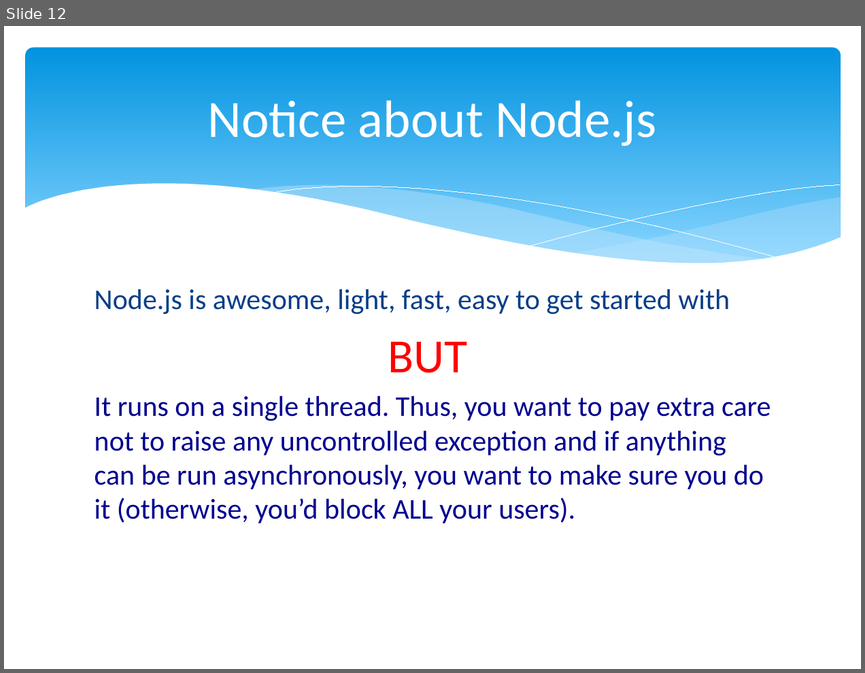
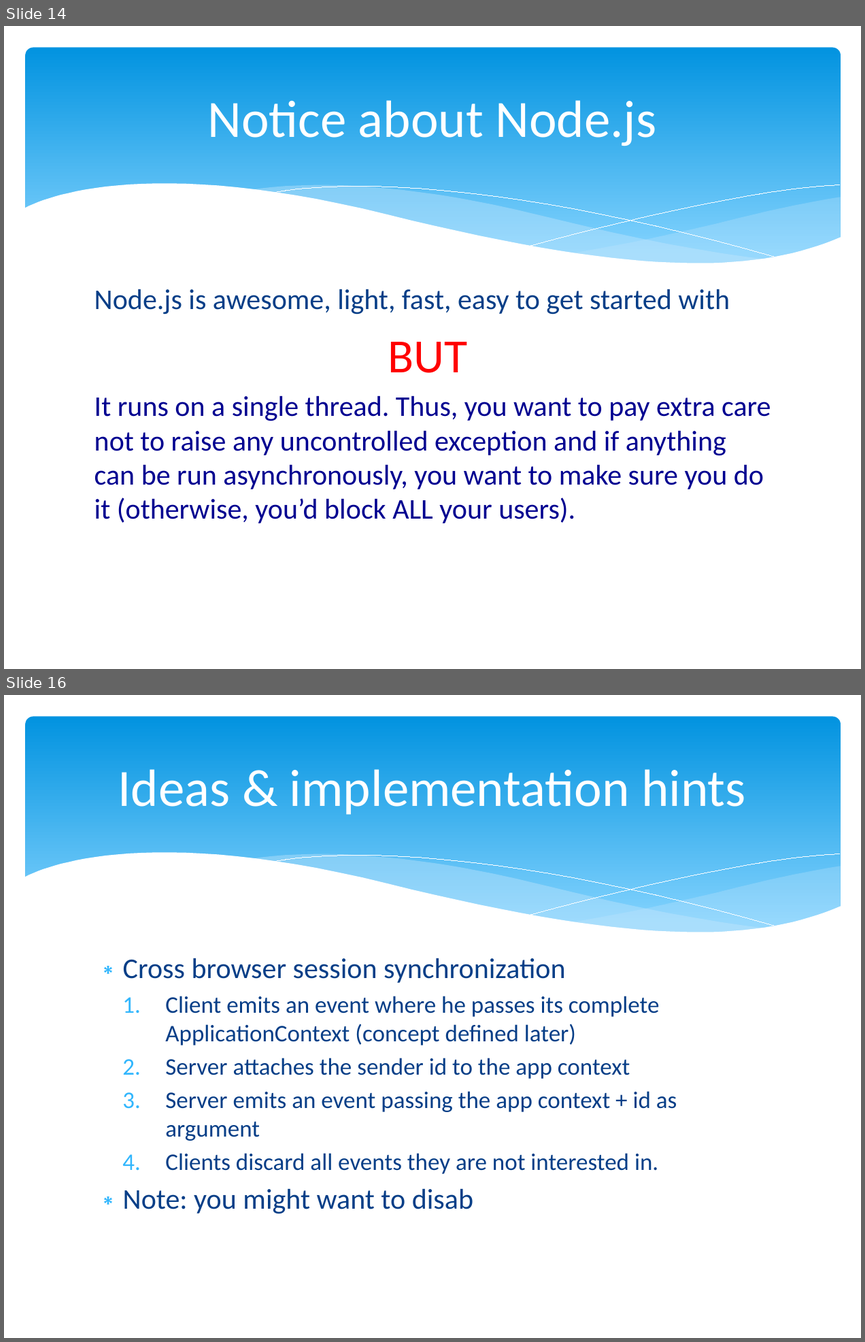
Before and after one commit to xgillard/web_alloy, a slide deck: documentation/GettingStarted.pptx. Shown one above the other, each under a label of ours: slide 12 before the commit, slides 14 and 16 after it; the slides between them are not shown. The pictures are 865x673 and 865x1342 pixels, drawn with LibreOffice and Linux fonts; fonts in the diff are those of the drawing. Boxes give left, top, right and bottom in pixels: in the first picture for what was removed or moved away, otherwise in the second. Text is boxed around its words. In the diff, an @@ line names an element or a change of style, - is before the commit and + after.

```diff
--- a/documentation/GettingStarted.pptx
+++ b/documentation/GettingStarted.pptx
@@ slide 16 added at <box>4,695,861,1338</box>, background #FFFFFF; not listed: 6 template elements that a slide beside it also shows @@
@@ title added at <box>118,769,746,815</box>, 44 pt, text #FFFFFF @@
+Ideas & implementation hints
@@ text added at <box>123,957,677,1214</box>, 20 pt, text #073E87 @@
+∗ Cross browser session synchronization
+  1. Client emits an event where he passes its complete ApplicationContext (concept defined later)
+  2. Server attaches the sender id to the app context
+  3. Server emits an event passing the app context + id as argument
+  4. Clients discard all events they are not interested in.
+∗ Note: you might want to disab
@@ what was slide 12 is now slide 14 @@
```
Also in this commit, not shown: 3 slides changed, 12 other slides added.
